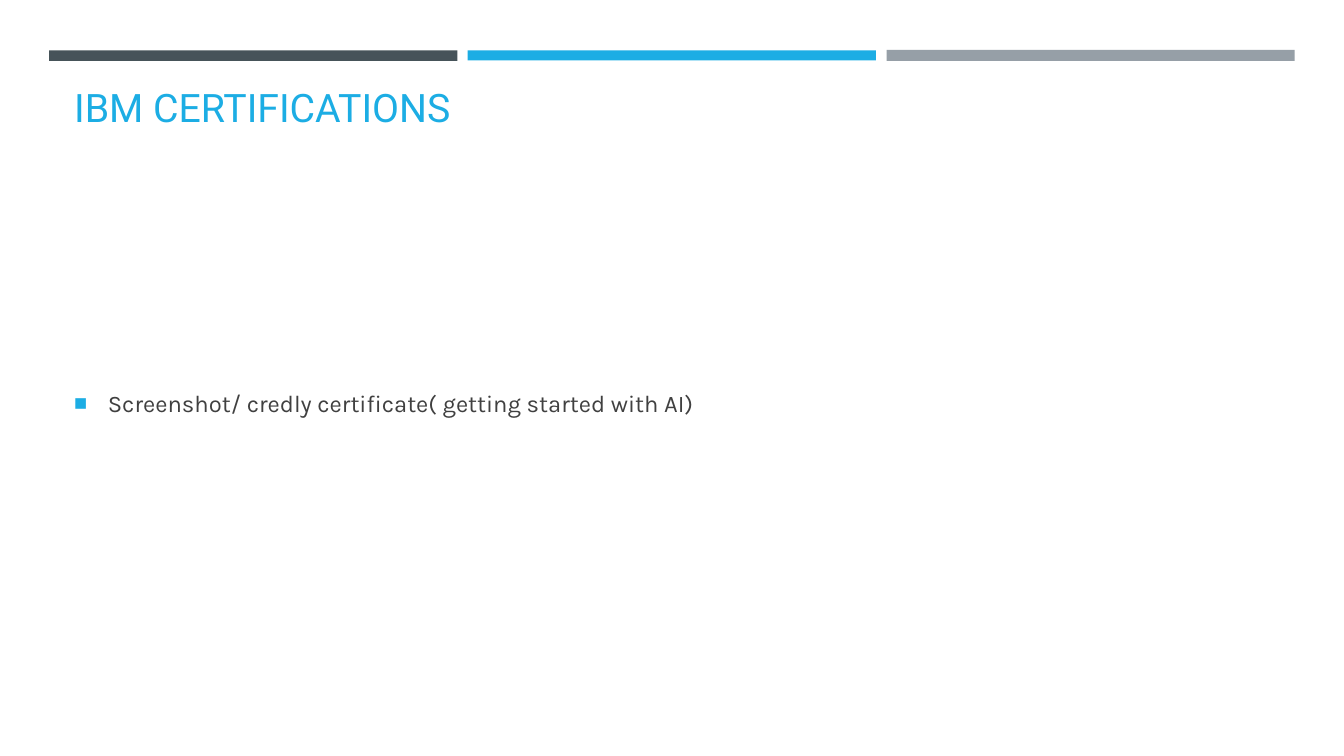
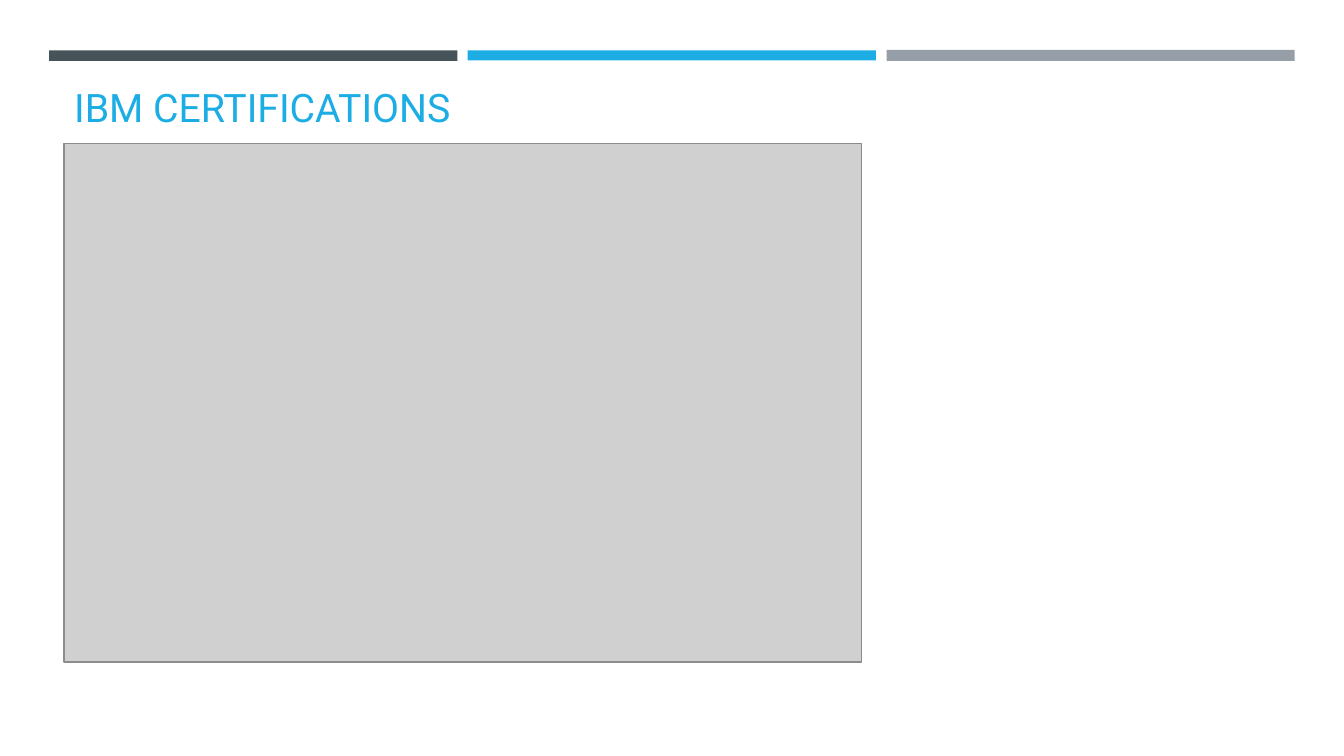
Before and after one commit to DSV05/Nutrition-Agent, a slide deck: slide 21 of Nutrition_Agent.pptx (slide 19 before the commit). Drawn at 1344x756 pixels with LibreOffice and Linux fonts; fonts in the diff are those of the drawing; grey boxes stand for pictures; background and template pictures are left out. Boxes give left, top, right and bottom in pixels: in the first picture for what was removed or moved away, otherwise in the second. Text is boxed around its words. In the diff, an @@ line names an element or a change of style, - is before the commit and + after.

```diff
--- a/Nutrition_Agent.pptx
+++ b/Nutrition_Agent.pptx
@@ picture added at <box>65,143,862,661</box> @@
@@ text removed at <box>108,394,693,418</box> @@
-■ Screenshot/ credly certificate( getting started with AI)
```
Also in this commit, not shown: 4 other slides changed, 2 slides added.
